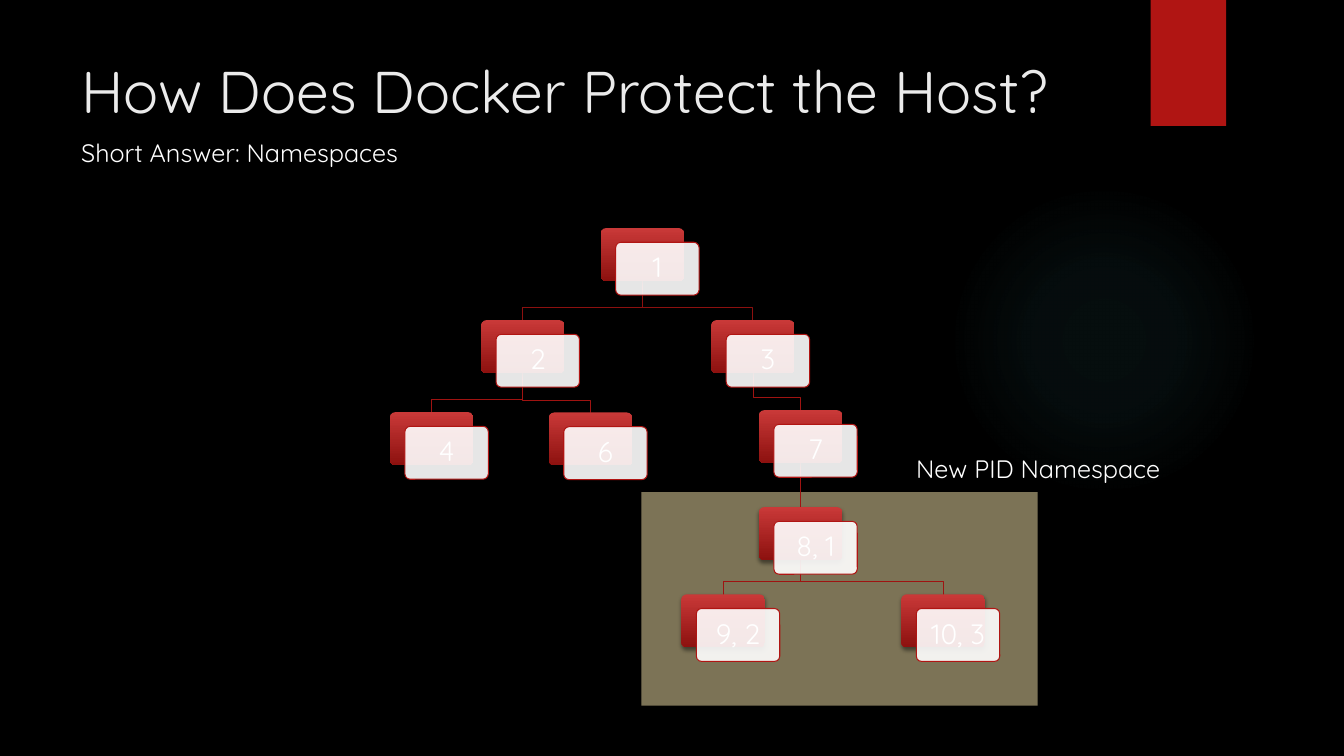
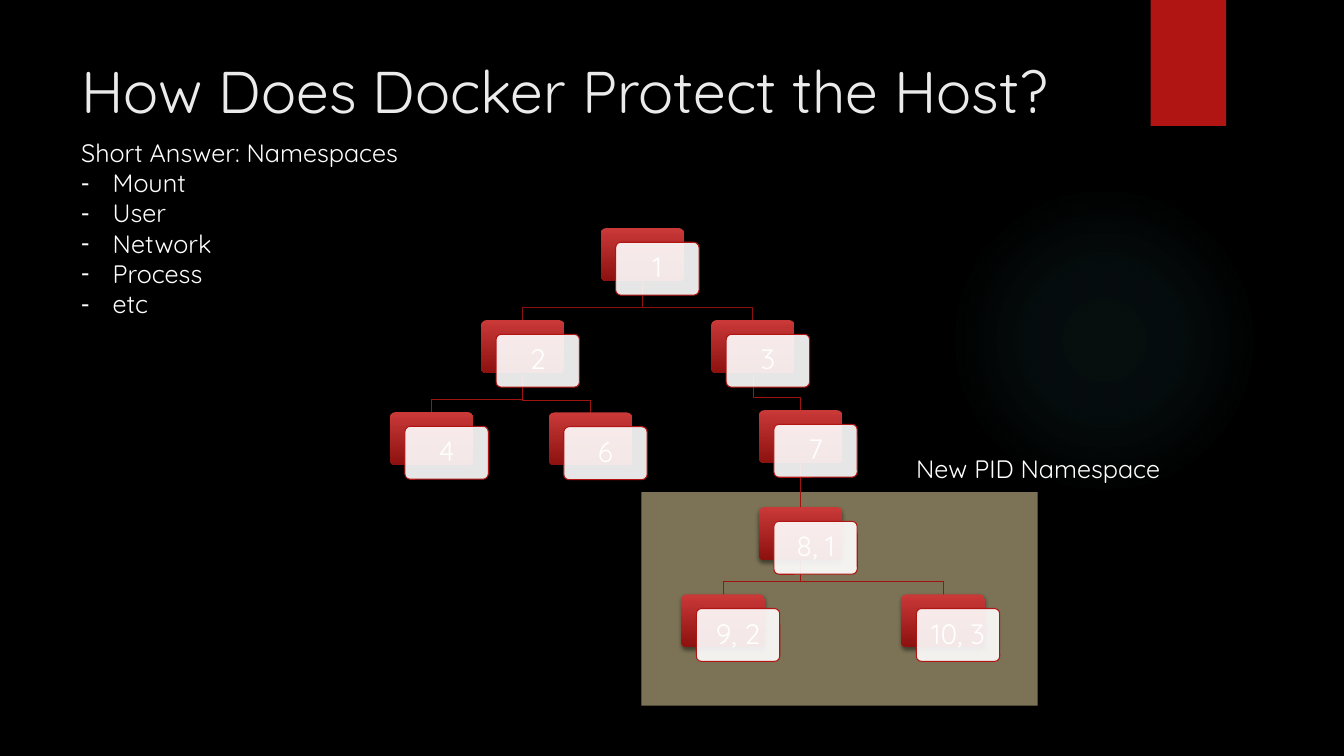
Before and after one commit to StephenCoady/college-papers, a slide deck: slide 4 of network_security/presentation/CoadyStephen20064122.pptx. Drawn at 1344x756 pixels with LibreOffice and Linux fonts; fonts in the diff are those of the drawing; background and template pictures are left out. Boxes give left, top, right and bottom in pixels: in the first picture for what was removed or moved away, otherwise in the second. Text is boxed around its words. In the diff, an @@ line names an element or a change of style, - is before the commit and + after.

```diff
--- a/network_security/presentation/CoadyStephen20064122.pptx
+++ b/network_security/presentation/CoadyStephen20064122.pptx
@@ text at [113,174,212,314]: paragraphs added @@
+– Mount
+– User
+– Network
+– Process
+– etc
```
Also in this commit, not shown: 8 other files.
